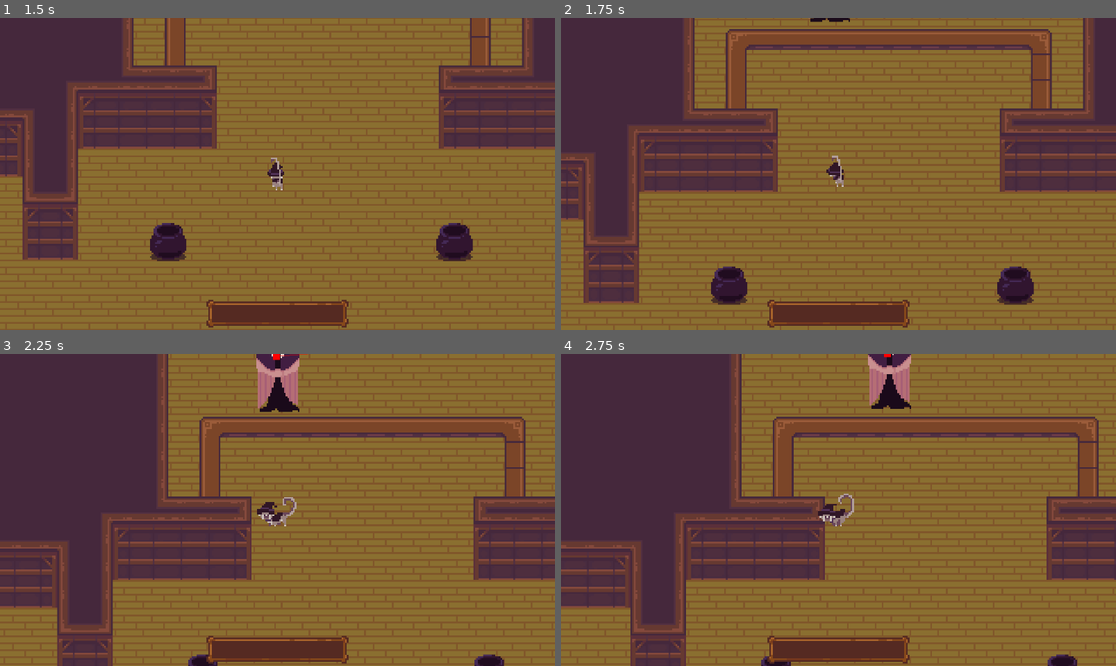
Above: before the commit, frames 1-4 (two rows, left to right).
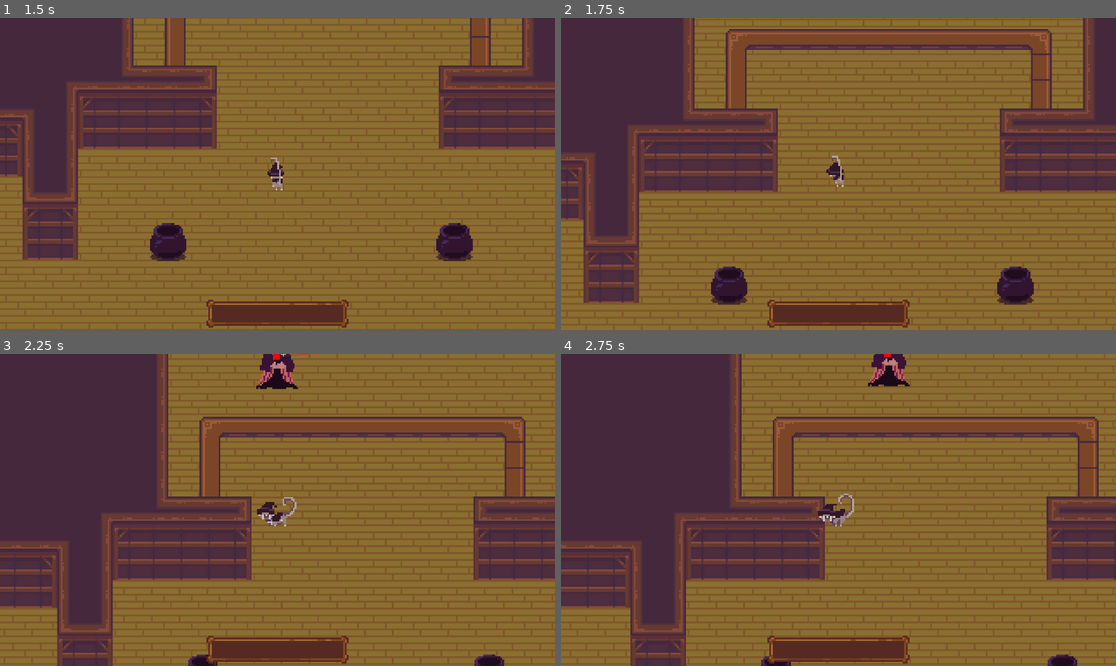
Above: after the commit, the same moments.

Repository: Tarnest/witch-cooking-game
Game: Godot game, scene res://Main/main.tscn
The game is run twice, just before and just after one commit, with the same random seed, the same clock (stepped at 60 frames per second) and the same inputs.
Inputs (mouse positions are in pixels of both pictures, inside the frame that each line leads up to):
- Up to frame 1 (1.5 s): move the mouse to (249, 236) at 0.52 s; press the mouse at (249, 236) at 0.53 s; hold W (move_up) from 0.53 s (still down); move the mouse to (444, 220) at 1.27 s; release the mouse at (444, 220) at 1.28 s; click (444, 220) at 1.35 s
- Up to frame 2 (1.75 s): keep holding W (move_up)
- Up to frame 3 (2.25 s): move the mouse to (111, 463) at 2.02 s; release W (move_up) at 2.03 s; press the mouse at (111, 463) at 2.03 s; hold A (move_left) from 2.03 s (still down)
- Up to frame 4 (2.75 s): keep holding A (move_left)

Frame 1 is identical in both runs. In frame 2, less than 0.1% of the frame differs, in the area x 44-53%, y 0-2%; in frame 3, 1.1%, in the area x 46-54%, y 0-19%; in frame 4, 1.0%.

Commit message:
New and Improved BatLady

Diff:
--- a/Customers/BatLady/bat_lady.tscn
+++ b/Customers/BatLady/bat_lady.tscn
@@ -10,7 +10,7 @@
 speed = 50
 
 [sub_resource type="RectangleShape2D" id="RectangleShape2D_dlmk1"]
-size = Vector2(154, 364)
+size = Vector2(18, 21)
 
 [node name="BatLady" type="CharacterBody2D"]
 collision_layer = 8
@@ -21,11 +21,9 @@
 [node name="Sprite2D" type="Sprite2D" parent="."]
 texture_filter = 1
 texture = ExtResource("2_8apep")
-hframes = 8
+hframes = 24
 metadata/_edit_lock_ = true
 
 [node name="CollisionShape2D" type="CollisionShape2D" parent="."]
-visible = false
-position = Vector2(-3, -1)
+position = Vector2(0, 9.5)
 shape = SubResource("RectangleShape2D_dlmk1")
-metadata/_edit_lock_ = true
--- a/Main/main.tscn
+++ b/Main/main.tscn
@@ -367,7 +367,6 @@
 
 [node name="BatLady" parent="." instance=ExtResource("16_vge7i")]
 position = Vector2(272, -19)
-scale = Vector2(0.167, 0.167)
 
 [node name="NavigationAgent2D" type="NavigationAgent2D" parent="BatLady"]
 path_postprocessing = 1
Binary file changed: Customers/BatLady/bat-lady-spritesheet.png
